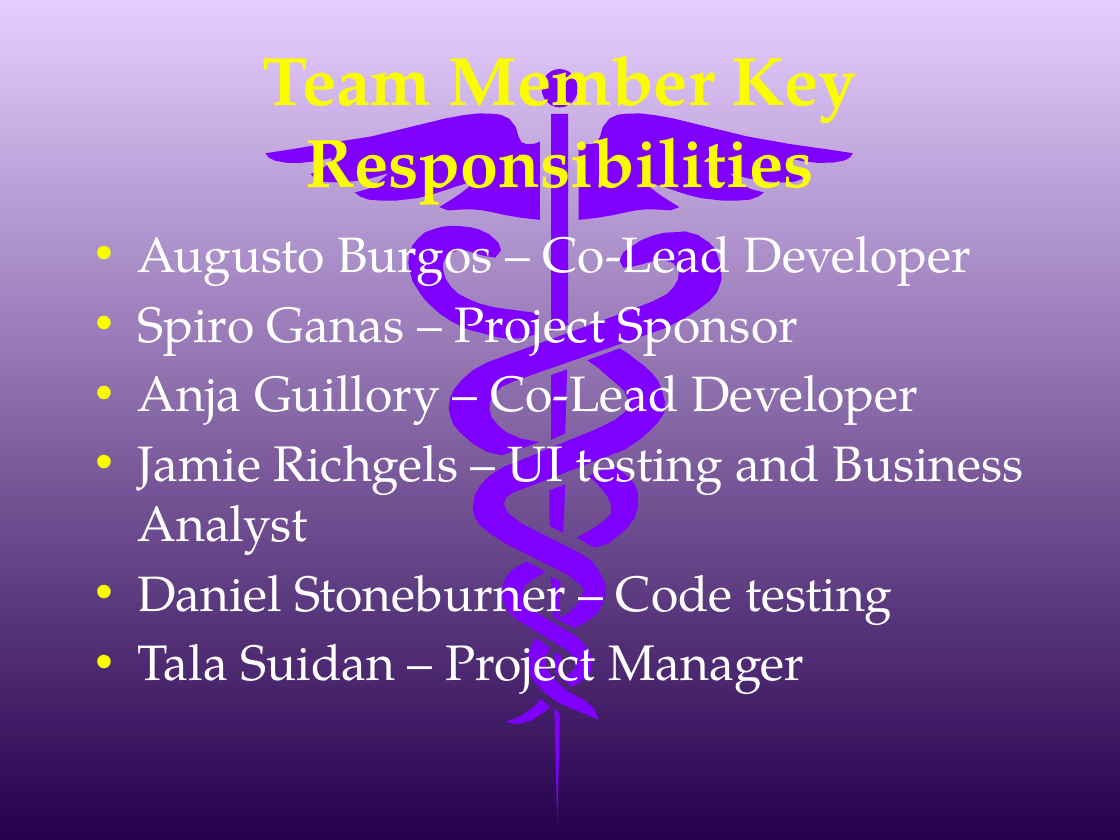
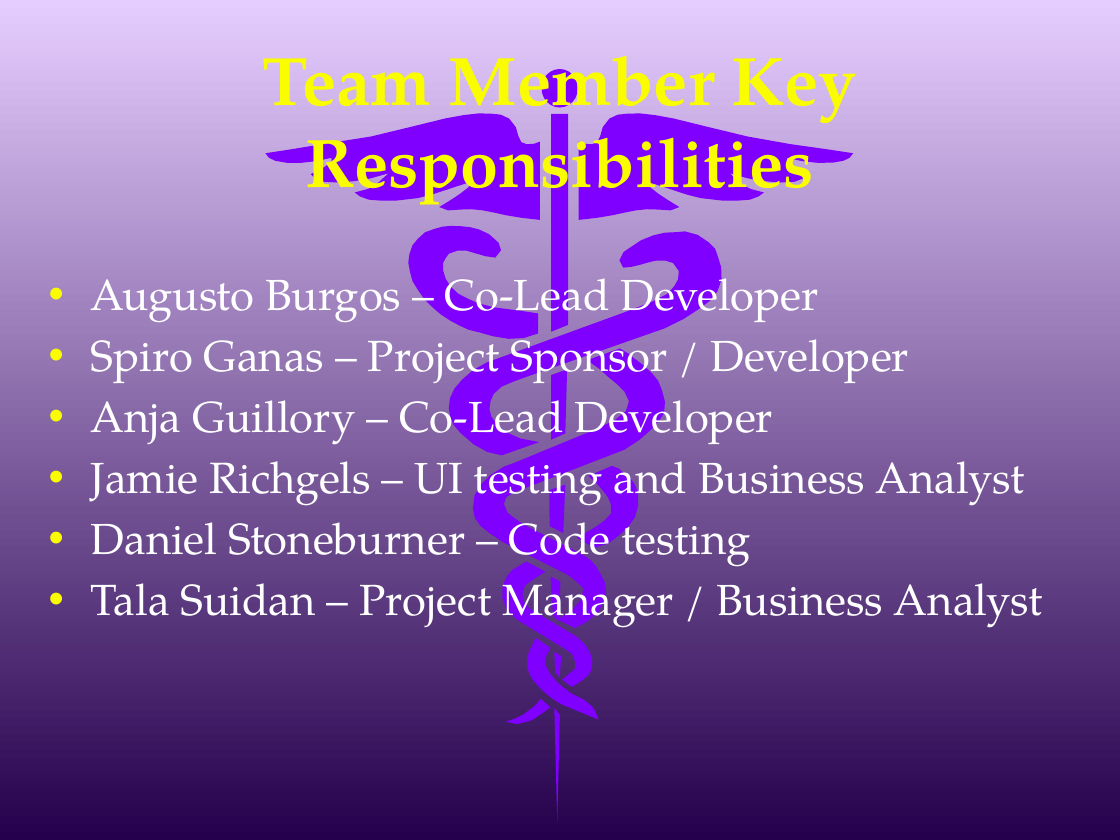
Before and after one commit to AnjaGuillory/FHIRED_Up, a slide deck: slide 8 of Team Deliverable 1/ACA Risk Adjustment EHR Enhancement.pptx. Drawn at 1120x840 pixels with LibreOffice and Linux fonts; fonts in the diff are those of the drawing. Boxes give left, top, right and bottom in pixels: in the first picture for what was removed or moved away, otherwise in the second. Text is boxed around its words. In the diff, an @@ line names an element or a change of style, - is before the commit and + after.

```diff
--- a/Team Deliverable 1/ACA Risk Adjustment EHR Enhancement.pptx
+++ b/Team Deliverable 1/ACA Risk Adjustment EHR Enhancement.pptx
@@ text "Augusto Burgos – Co-Lead Developer": place and size @@
-text "Augusto Burgos – Co-Lead Developer" at (137,220,1024,699)
+text "Augusto Burgos – Co-Lead Developer" at (91,265,1043,632)
@@ text at (91,265,1025,571): size 32 to 28 pt in "Augusto Burgos – Co-Lead Developer", "Anja Guillory – Co-Lead Developer", "Jamie Richgels – UI testing and Business ...", "Daniel Stoneburner – Code testing" @@
@@ text at (91,326,909,388): text changed; size 32 to 28 pt @@
-• Spiro Ganas – Project Sponsor
+• Spiro Ganas – Project Sponsor / Developer
@@ text at (91,570,1043,632): text changed; size 32 to 28 pt @@
-• Tala Suidan – Project Manager
+• Tala Suidan – Project Manager / Business Analyst
```
Also in this commit, not shown: 5 other slides changed, 2 slides added, 1 slide removed, 2 other files.
